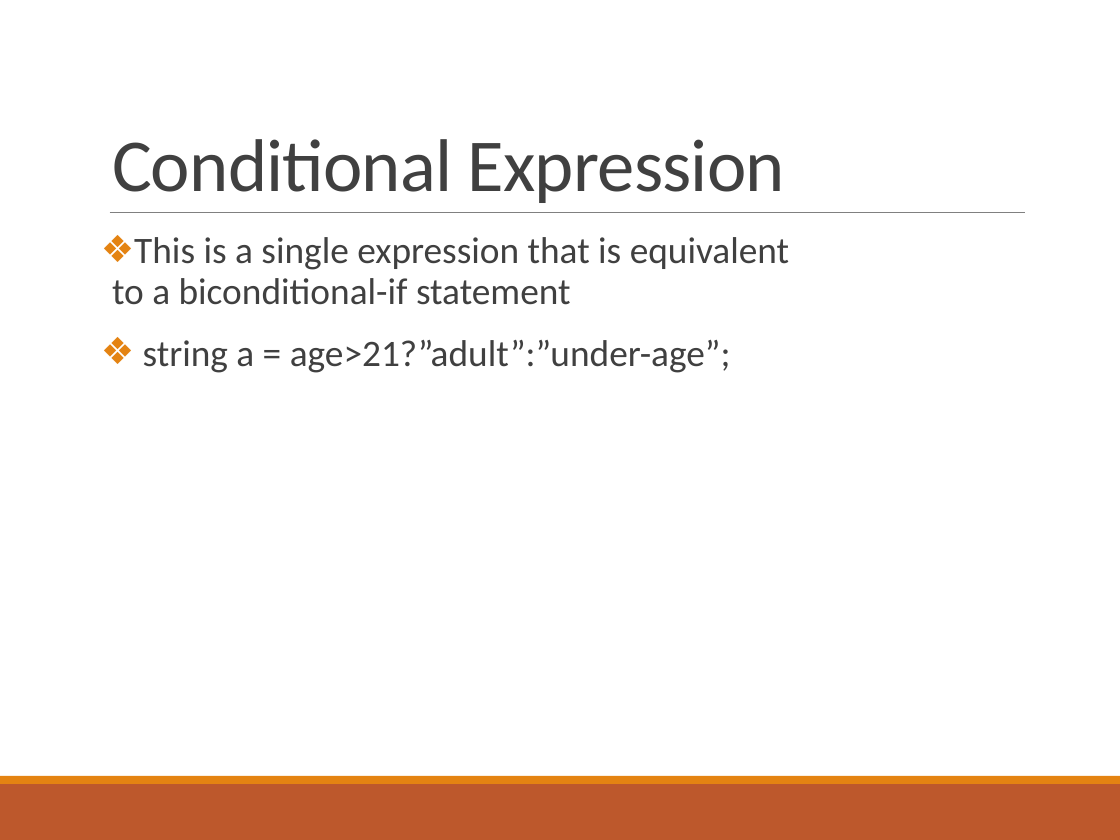
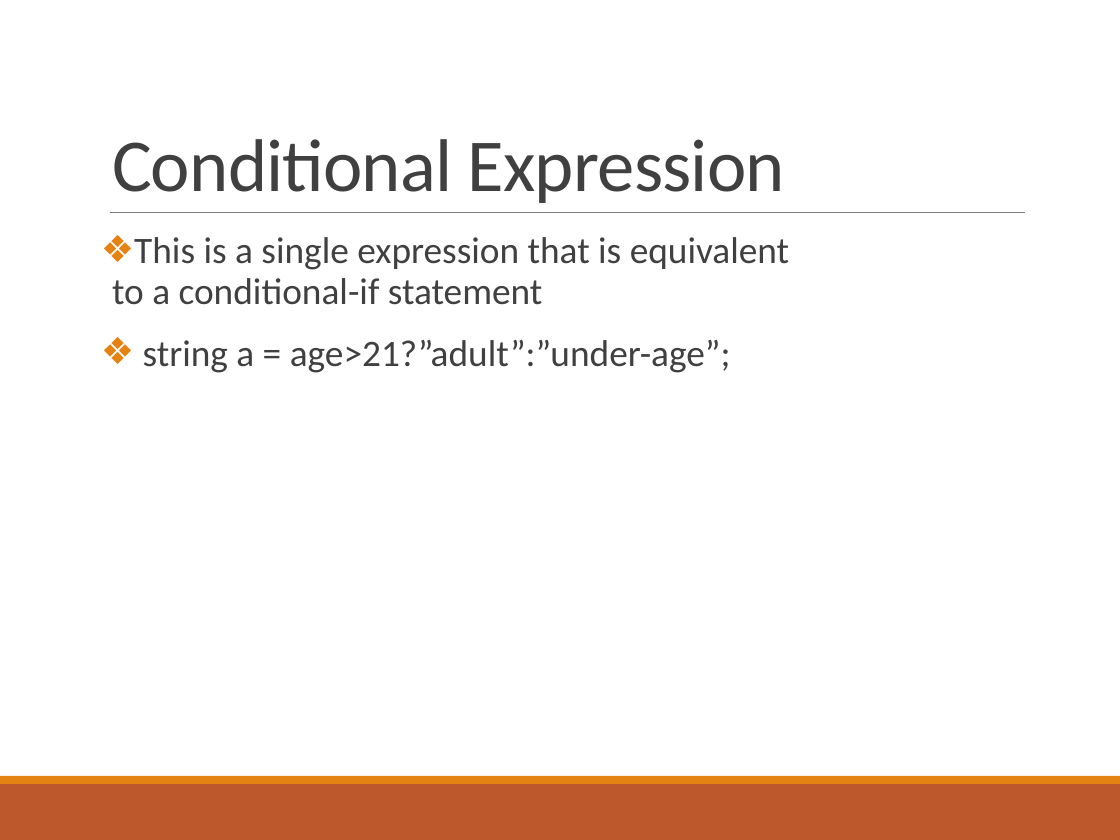
Before and after one commit to deeperj/dillinger, a slide deck: slide 15 of thesis/ukapp2/wqu_isc/sofware_design/Lesson 2 - Java.pptx (slide 14 before the commit). Drawn at 1120x840 pixels with LibreOffice and Linux fonts; fonts in the diff are those of the drawing. Boxes give left, top, right and bottom in pixels: in the first picture for what was removed or moved away, otherwise in the second. Text is boxed around its words. In the diff, an @@ line names an element or a change of style, - is before the commit and + after.

```diff
--- a/thesis/ukapp2/wqu_isc/sofware_design/Lesson 2 - Java.pptx
+++ b/thesis/ukapp2/wqu_isc/sofware_design/Lesson 2 - Java.pptx
@@ text at bbox=[112, 237, 789, 305]: text changed @@
-❖ This is a single expression that is equivalent to a biconditional-if statement
+❖ This is a single expression that is equivalent to a conditional-if statement
```
Also in this commit, not shown: 5 other slides changed, 3 slides added, 3 other files.
